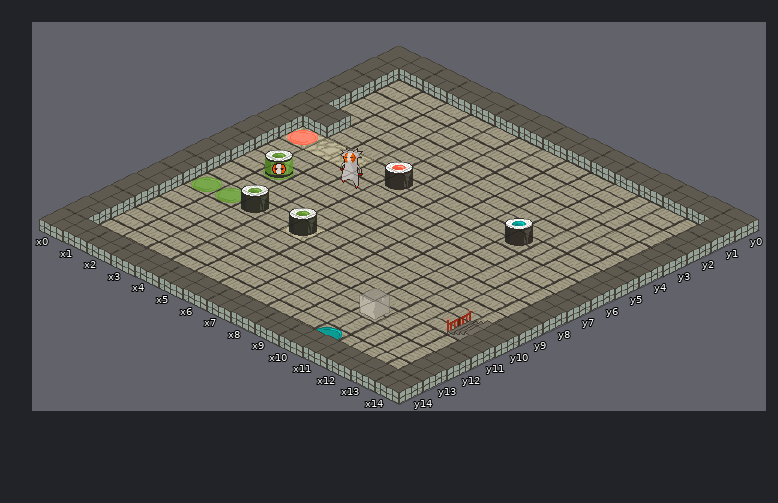
Two states of a Tiled map, game/data/levels/test.tmx. The picture above was drawn from the file before the commit.
Cells are 56x27 px. Isometric: x runs down to the right, y down to the left. Shown: x 0..14, y 0..14.
New version:
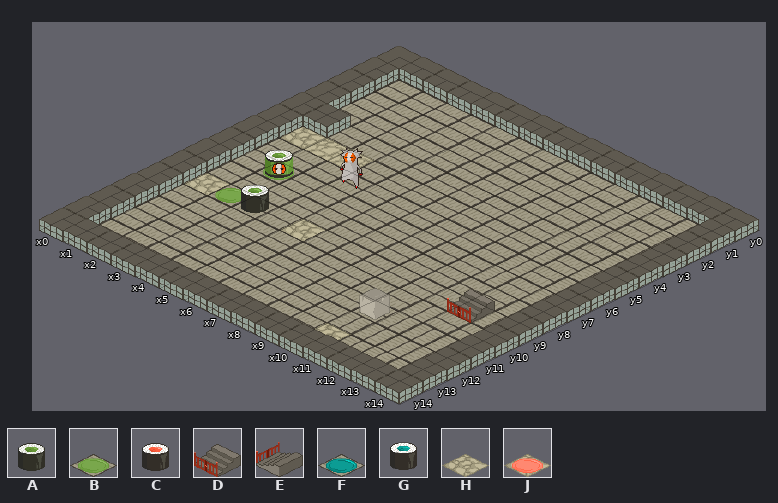
Key: from "tatami": A 3 "green_maki", B 5 "green_plate", C 8 "orange_maki", D 11 "stairs_close_down", E 14 "stairs_close_left", F 15 "blue_plate", G 28 "blue_maki", H 32, J 35 "orange_plate".
_ is an empty cell.
Difference:
Layer "plate_n_ground":
y 5: x 1 J -> H
y 9: x 1 B -> H
y 13: x 10 F -> H
Layer "game":
y 5: x 5 C -> _; x 10 G -> _
y 9: x 5 A -> _; x 12 _ -> D
y 10: x 13 E -> _
Changed places in both pictures, as pixel boxes (x1, y1, x2, y2):
changed: (287, 130, 318, 145)
changed: (185, 173, 229, 195)
removed: (385, 162, 413, 190)
removed: (289, 208, 317, 236)
removed: (505, 218, 533, 246)
changed: (447, 289, 495, 340)
changed: (315, 323, 351, 340)
